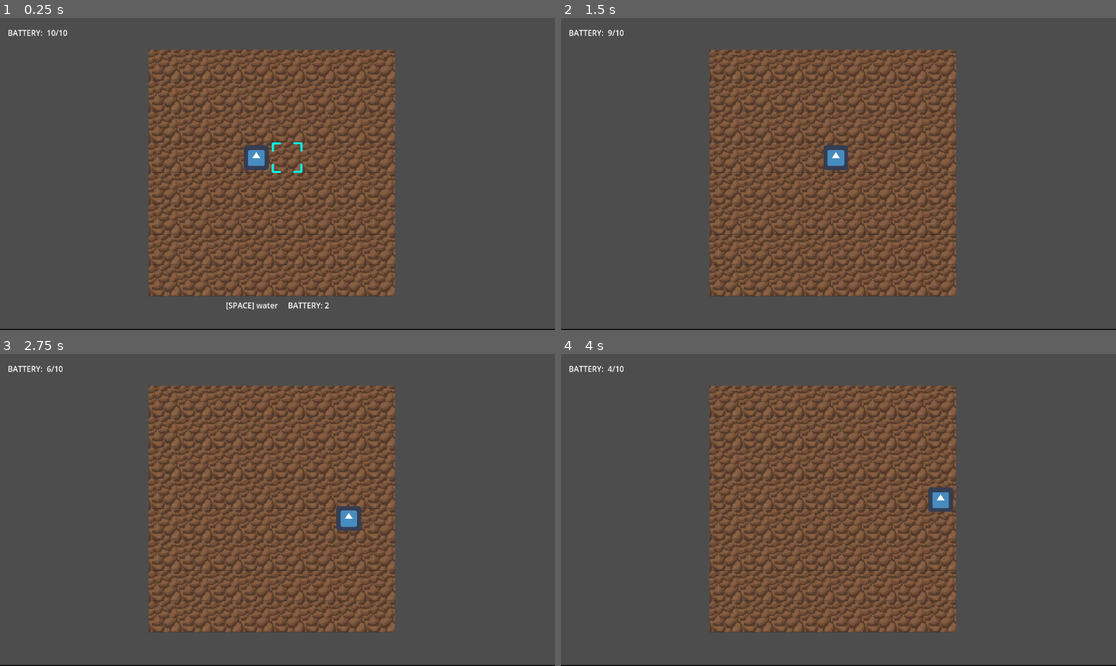
Above: before the commit, frames 1-4 (two rows, left to right).
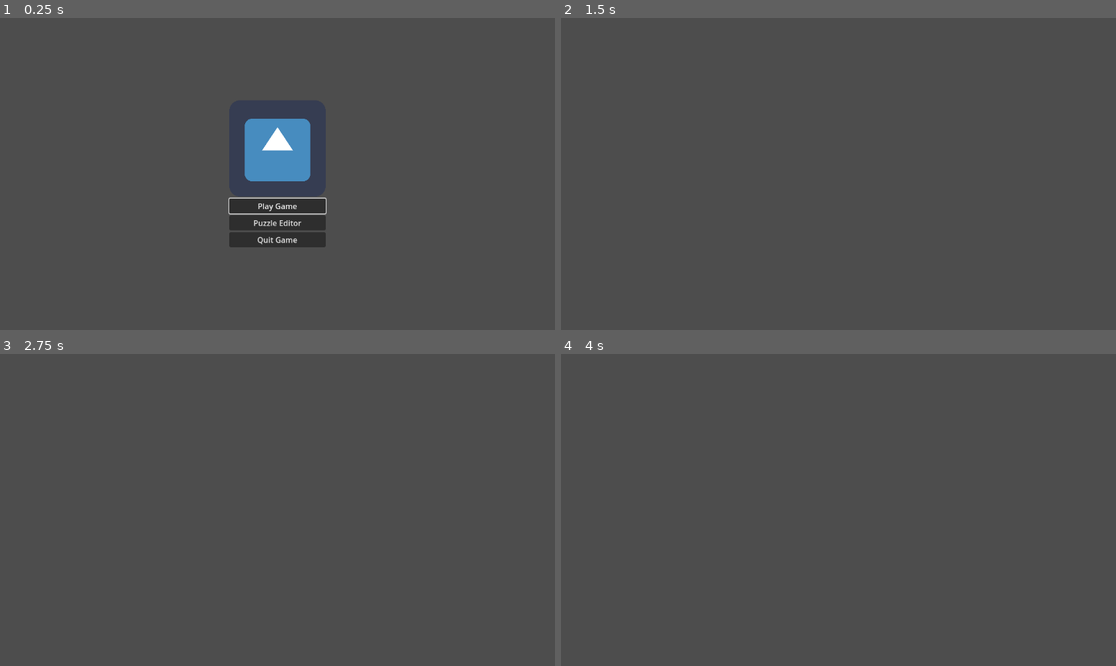
Above: after the commit, the same moments.

Repository: bardunbar/galway-game-jam-23
Game: Godot game, scene res://screens/main_menu/main_menu_scene.tscn
Two runs of this game, one before a commit and one after it. Both use one fixed random seed, a clock stepped at 60 frames per second and the inputs below. Before the commit the project starts from res://screens/game/game_scene.tscn. The engine's default icon, where the game draws it, is replaced by a stand-in: a white triangle on a blue panel in a dark square.
Inputs (mouse positions are in pixels of both pictures, inside the frame that each line leads up to):
- Up to frame 1 (0.25 s): no input
- Up to frame 2 (1.5 s): click (838, 223) at 0.5 s, where only the run after the commit has a clickable "Puzzle Editor"; tap Enter at 1.25 s; hold Right (move_right) from 1.28 s (still down); tap Space (Action_1) at 1.35 s
- Up to frame 3 (2.75 s): release Right (move_right) at 2.03 s; hold Down (move_down) from 2.03 s (still down); tap Ctrl (Action_2) at 2.1 s
- Up to frame 4 (4 s): release Down (move_down) at 2.78 s; hold Right (move_right) 2.78-3.53 s; tap Space (Action_1) at 2.85 s; hold Up (move_up) from 3.53 s (still down); tap Ctrl (Action_2) at 3.6 s

The runs differ from the first frame. In frame 1, 35% of the frame differs, in the area x 0-100%, y 3-100%; in frame 2, 35%; in frame 3, 35%; in frame 4, 35%.

Commit message:
Adding Puzzle Editor Scene

Diff:
--- a/project/project.godot
+++ b/project/project.godot
@@ -11,7 +11,7 @@
 [application]
 
 config/name="GameJam"
-run/main_scene="uid://cfnef885bvt5u"
+run/main_scene="uid://cg2pqihw6wjud"
 config/features=PackedStringArray("4.4", "GL Compatibility")
 config/icon="res://icon.svg"
 
--- a/project/screens/main_menu/main_menu_scene.tscn
+++ b/project/screens/main_menu/main_menu_scene.tscn
@@ -1,12 +1,14 @@
-[gd_scene load_steps=4 format=3 uid="uid://cg2pqihw6wjud"]
+[gd_scene load_steps=5 format=3 uid="uid://cg2pqihw6wjud"]
 
 [ext_resource type="Script" uid="uid://uo5g3ojn10ra" path="res://screens/main_menu/main_menu_script.gd" id="1_givtq"]
 [ext_resource type="Texture2D" uid="uid://ch2c0uus03qn6" path="res://assets/textures/godot_logo.png" id="1_lgj5r"]
 [ext_resource type="PackedScene" uid="uid://cfnef885bvt5u" path="res://screens/game/game_scene.tscn" id="2_6iutv"]
+[ext_resource type="PackedScene" uid="uid://cuxgy6siierjg" path="res://screens/puzzle_editor/puzzle_editor.tscn" id="3_otqs2"]
 
 [node name="MainMenuScene" type="Node2D"]
 script = ExtResource("1_givtq")
 game_scene = ExtResource("2_6iutv")
+puzzle_editor_scene = ExtResource("3_otqs2")
 
 [node name="MenuUI" type="CanvasLayer" parent="."]
 
@@ -33,6 +35,14 @@
 focus_neighbor_bottom = NodePath("../QuitButton")
 text = "Play Game"
 
+[node name="PuzzleEditor" type="Button" parent="MenuUI/CenterContainer/VBoxContainer"]
+unique_name_in_owner = true
+custom_minimum_size = Vector2(200, 0)
+layout_mode = 2
+focus_neighbor_top = NodePath("../PlayButton")
+text = "Puzzle Editor
+"
+
 [node name="QuitButton" type="Button" parent="MenuUI/CenterContainer/VBoxContainer"]
 unique_name_in_owner = true
 custom_minimum_size = Vector2(200, 0)
--- a/project/screens/main_menu/main_menu_script.gd
+++ b/project/screens/main_menu/main_menu_script.gd
@@ -1,19 +1,24 @@
 extends Node2D
 
 @export var game_scene: PackedScene
+@export var puzzle_editor_scene: PackedScene
 
 @onready var play_button: Button = %PlayButton
+@onready var editor_button: Button = %PuzzleEditor
 @onready var quit_button: Button = %QuitButton
 
 func _ready() -> void:
 	play_button.grab_focus()
 	play_button.pressed.connect(_on_play_button_pressed)
-
+	editor_button.pressed.connect(_on_editor_button_pressed)
 	quit_button.visible = not OS.has_feature("web")
 	quit_button.pressed.connect(_on_quit_button_pressed)
 
 func _on_play_button_pressed() -> void:
 	get_tree().change_scene_to_packed(game_scene)
 
+func _on_editor_button_pressed() -> void:
+	get_tree().change_scene_to_packed(puzzle_editor_scene)
+
 func _on_quit_button_pressed() -> void:
 	get_tree().quit()
--- /dev/null
+++ b/project/screens/puzzle_editor/puzzle_editor.gd
@@ -0,0 +1,10 @@
+class_name PuzzleEditor
+extends Node2D
+
+@export var play_menu: PackedScene
+@onready var interface_layer: CanvasLayer = %InterfaceLayer
+
+func _input(event: InputEvent) -> void:
+	if event.is_action_pressed("game_open_play_menu"):
+		interface_layer.add_child(play_menu.instantiate())
+		get_viewport().set_input_as_handled()
--- /dev/null
+++ b/project/screens/puzzle_editor/puzzle_editor.tscn
@@ -0,0 +1,11 @@
+[gd_scene load_steps=3 format=3 uid="uid://cuxgy6siierjg"]
+
+[ext_resource type="Script" uid="uid://1dxdas2un18v" path="res://screens/puzzle_editor/puzzle_editor.gd" id="1_pbx64"]
+[ext_resource type="PackedScene" uid="uid://c4oy6yui5ffhj" path="res://screens/play_menu/play_menu_scene.tscn" id="2_a1cpp"]
+
+[node name="PuzzleEditor" type="Node2D"]
+script = ExtResource("1_pbx64")
+play_menu = ExtResource("2_a1cpp")
+
+[node name="InterfaceLayer" type="CanvasLayer" parent="."]
+unique_name_in_owner = true
Not shown, added: project/screens/puzzle_editor/puzzle_editor.gd.uid
